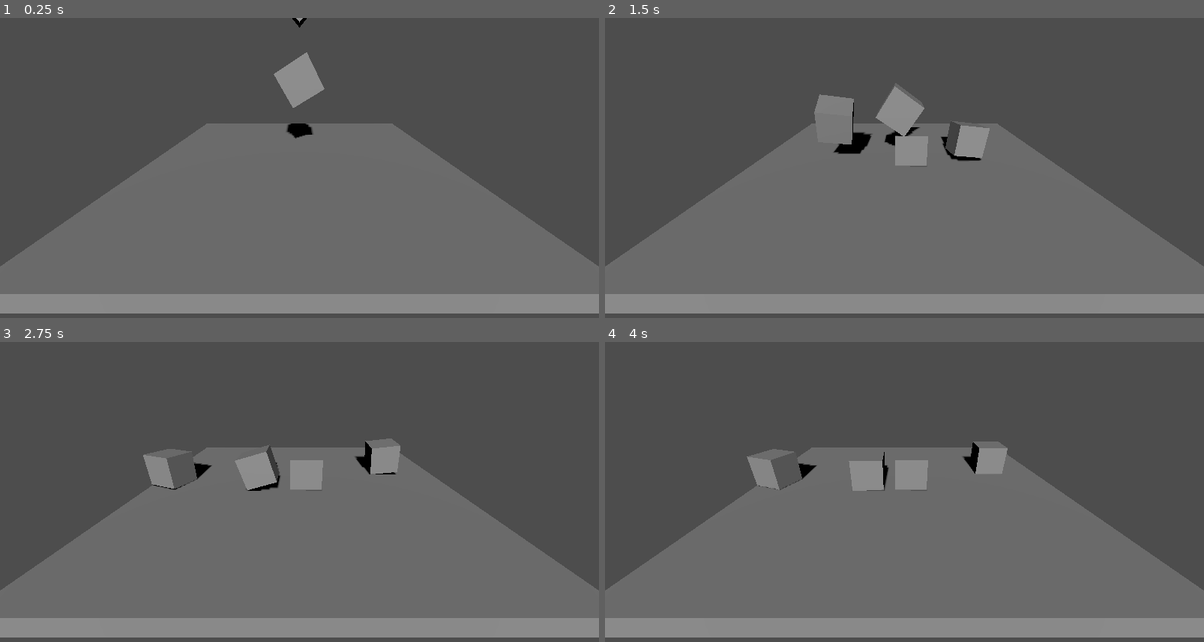
Above: before the commit, frames 1-4 (two rows, left to right).
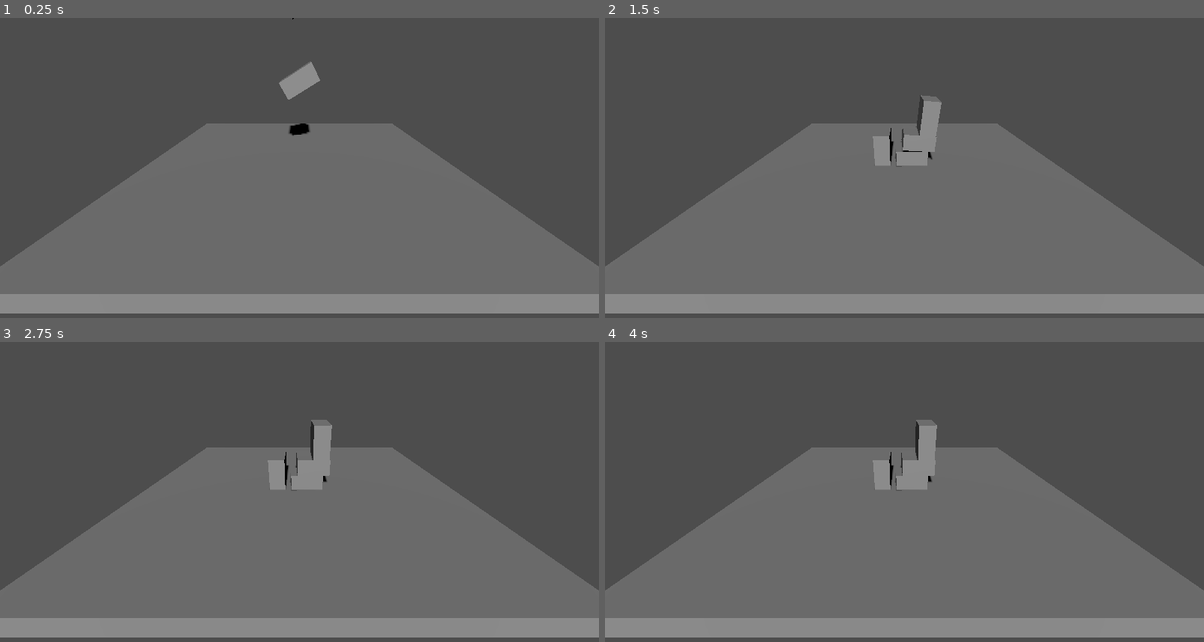
Above: after the commit, the same moments.

Repository: rafal-mi/3d-platformer-game
Game: Godot game, scene res://level_1.tscn
The game is run twice, just before and just after one commit, with the same random seed, the same clock (stepped at 60 frames per second) and the same inputs. The project has no main scene, so this scene is started directly.
Inputs:
- Up to frame 1 (0.25 s): no input
- Up to frame 2 (1.5 s): no input
- Up to frame 3 (2.75 s): no input
- Up to frame 4 (4 s): tap Enter at 3.5 s

The runs differ from the first frame. In frame 1, 0.5% of the frame differs, in the area x 45-55%, y 0-41%; in frame 2, 3.3%, in the area x 34-65%, y 22-50%; in frame 3, 2.7%; in frame 4, 2.4%.

Commit message:
02 Block resized

Diff:
--- a/block.tscn
+++ b/block.tscn
@@ -1,8 +1,10 @@
 [gd_scene load_steps=3 format=3 uid="uid://bv6pnm30wjdqr"]
 
 [sub_resource type="BoxMesh" id="BoxMesh_iwoj3"]
+size = Vector3(1, 0.5, 1)
 
 [sub_resource type="BoxShape3D" id="BoxShape3D_68e70"]
+size = Vector3(1, 0.5, 1)
 
 [node name="Block" type="RigidBody3D"]
 
